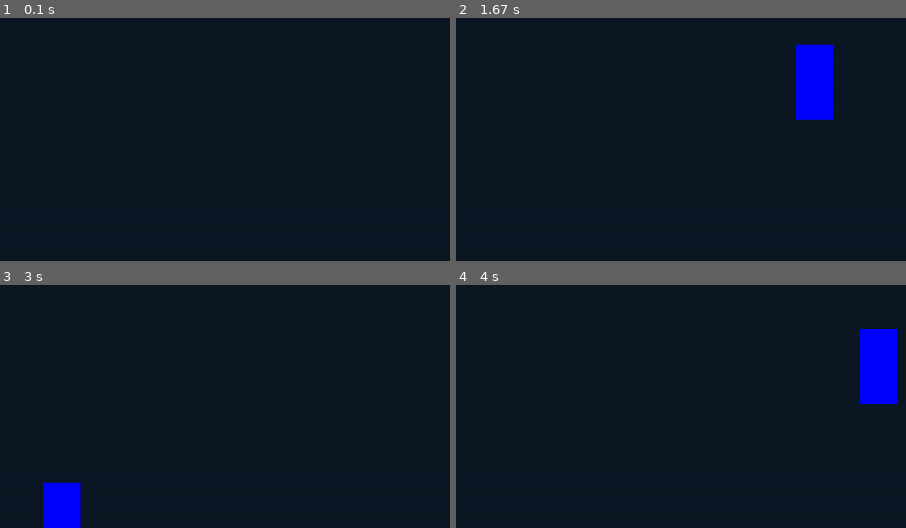
Above: before the commit, frames 1-4 (two rows, left to right).
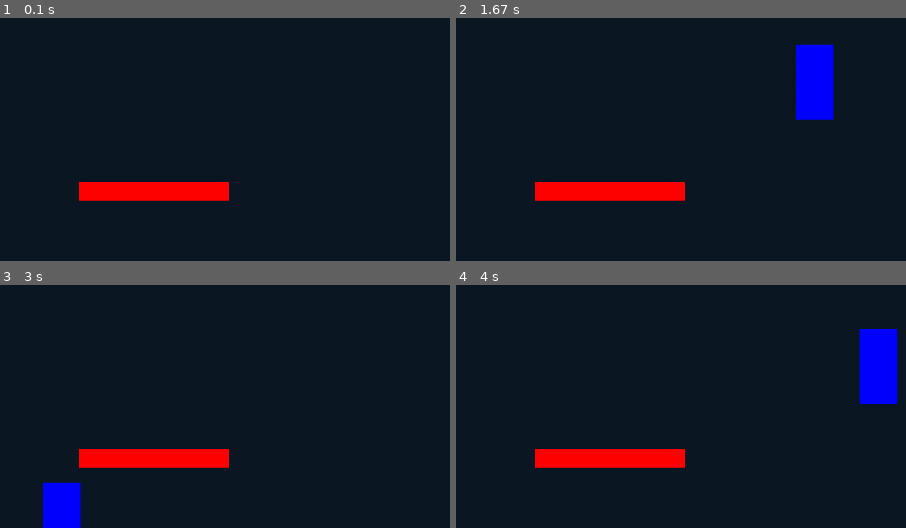
Above: after the commit, the same moments.

Repository: PANKRAV/Pygame-fun
Game: pygame game, started from scripts/main.py
Two runs of this game, one before a commit and one after it. Both use one fixed random seed, a clock stepped at 60 frames per second and the inputs below.
Inputs:
- Up to frame 1 (0.1 s): no input
- Up to frame 2 (1.67 s): tap Space at 0.33, 0.73, 1.03, 1.23, 1.57 s; hold Right 0.67-1.13 s; hold Up 1.17-1.47 s; hold Right from 1.5 s (still down)
- Up to frame 3 (3 s): tap Space at 1.87, 2.07, 2.37, 2.63, 2.93 s; release Right at 1.97 s; hold Left 2-2.53 s; hold Left 2.57-2.97 s
- Up to frame 4 (4 s): tap D at 3 s; hold Right from 3.73 s (still down); tap Space at 3.8 s
The pictures show only the part of the screen within x 16-66%, y 5-55%; the shares and areas given below are measured in that part.

The runs differ from the first frame. In frame 1, 2.6% of the frame differs, in the area x 17-51%, y 67-76%; in frame 2, 2.6%; in frame 3, 2.6%; in frame 4, 2.6%.

Commit message:
tidying up code and making data accesible acros modules

Diff:
--- a/scripts/levels.py
+++ b/scripts/levels.py
@@ -1,5 +1,7 @@
 import pygame as pg
 from pygame.locals import *
+import json
+from pathlib import Path
 
 
 class Level:
@@ -20,3 +22,8 @@
 
     def end(self):
         pass
+
+
+    @classmethod
+    def load(cls, _json : Path):
+        pass
--- a/scripts/main.py
+++ b/scripts/main.py
@@ -34,7 +34,7 @@
 
 
 player = sprites.Player(100, 1000 - v.ground_height - sprites.Player.height)
-
+platform1 = t.Platform(300, 600, 200, 25, v.RED)
 #enemies
 
 
@@ -88,4 +88,5 @@
 
         player.update(v.screen)
         player.draw(v.screen)
+        platform1.draw(v.screen)
         pg.display.flip()
--- a/scripts/sprites.py
+++ b/scripts/sprites.py
@@ -1,3 +1,5 @@
+from __future__ import annotations
+from typing import TYPE_CHECKING
 import physics as physics
 import pygame as pg
 from pygame.locals import *
@@ -5,18 +7,18 @@
 #user defined
 import variables as v
 v.dt : float
-
-
-
-#vars
-plat_data = []
-enemy_data = ["enemy"]
-projectile_data = ["projectile"]
+if TYPE_CHECKING:
+    import terrain
+
+
+
+
 
 
 
 #super(Player, self).__init__()
 class Sprite:
+    sprite_count = 0
 
     def __init__(self, x : int , y : int , shape, color, height : int , width : int) -> None:
         self.x = x
@@ -30,7 +32,11 @@
         elif self.shape == "square":
             self.rect = pg.Rect(self.x, self.y, self.width, self.width)
 
-        self.ux, self.uy, self.μ, self.mass, self.isground = None, None, None, None, None #to be assigned in some of the child classes
+        #to be assigned in some of the child classes
+        self.ux, self.uy, self.μ, self.mass, self.isground = None, None, None, None, None
+
+        Sprite.sprite_count += 1
+
 
     def draw(self, screen):
         if self.shape == "circle" :
@@ -108,8 +114,8 @@
             self.isground = -1
         elif int(self.y) >= (v.height - v.ground_height - self.height):
             self.isground = 0
-        elif False:
-            pass#platform check
+        elif self.plat_check() :
+            self.plat_check()
         else:
             self.isground = - 1
 
@@ -210,13 +216,21 @@
 
 
 
+    def plat_check(self):
+        for plat in v.plat_data:
+            plat : terrain.Platform
+
 
 
 
 class Enemy(Sprite):
+    enemy_count = 0
+
     def __init__(self, x, y, moving : bool):
         super().__init__(x, y, "square", v.RED, 40, 40)
         self.moving = moving
+
+        Enemy.enemy_count += 1
 
 
 
--- a/scripts/terrain.py
+++ b/scripts/terrain.py
@@ -1,8 +1,14 @@
+from __future__ import annotations
+from typing import TYPE_CHECKING
 import pygame as pg
 import variables as v
+if TYPE_CHECKING:
+    import sprites
 
 
 class Terrain:
+    terrain_count = 0
+
     def __init__(self, x, y, width, height, angle, color):
         self.x = x
         self.y = y
@@ -11,6 +17,8 @@
         self.rect = pg.Rect(self.x, self.y, self.width, self.height)
         self.angle = angle
         self.color = color
+
+        Terrain.terrain_count += 1
 
 
 
@@ -21,18 +29,25 @@
 
 
 
-class Platorm(Terrain):
+class Platform(Terrain):
+    platform_count = 0
+
     def __init__(self, x, y, width, height, color):
         super().__init__(x, y, width, height, 0, color)
+        self.num = Platform.platform_count + 1
+
+        Platform.platform_count += 1
+        v.plat_data.append(self)
+
+
+
+    def update(self, player : sprites.Player):
+        pass
 
 
 
 
-
-
-
-
-class Moving_Platform(Platorm):
+class Moving_Platform(Platform):
     def __init__(self):
         pass
 
@@ -42,8 +57,14 @@
 
 
 class Wall(Terrain):
+    wall_count = 0
+
     def __init__(self, x, y, width, height, color):
         super().__init__(x, y, width, height, 90, color)
+        self.num = Wall.wall_count + 1
+
+        Wall.wall_count += 1
+        v.wall_data.append(self)
 
 
 
@@ -64,5 +85,9 @@
 
 
 class Slope(Terrain):
+    slope_count = 0
+
     def __init__(self, x, y, width, height, angle, color):
         super().__init__(x, y, width, height, angle, color)
+
+        Slope.slope_count += 1
--- a/scripts/variables.py
+++ b/scripts/variables.py
@@ -35,6 +35,12 @@
 images = None
 sounds = None
 
+#DATA
+acc_list = []
+plat_data = []
+enemy_data = []
+wall_data = []
+sprite_data = []
 
 
 
@@ -42,7 +48,6 @@
 game_speed = 1
 g = 10
 fps = 2400
-acc_list = []
 screen = pg.display.set_mode((width, height), flags = pg.SHOWN)
 dt = None
 ρ = 1 #air density constant
